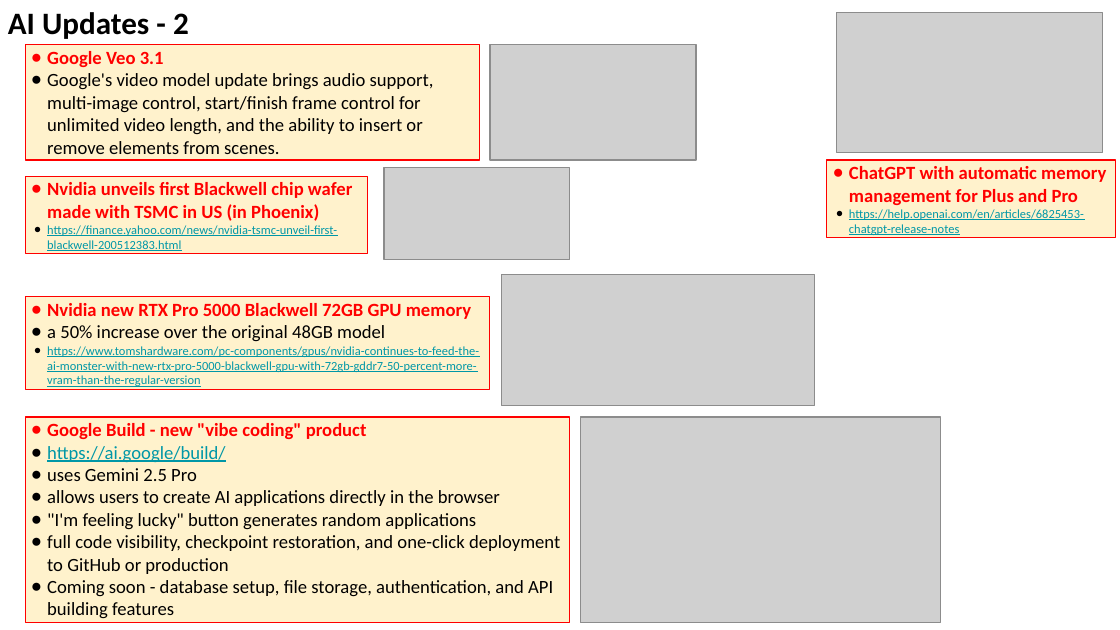
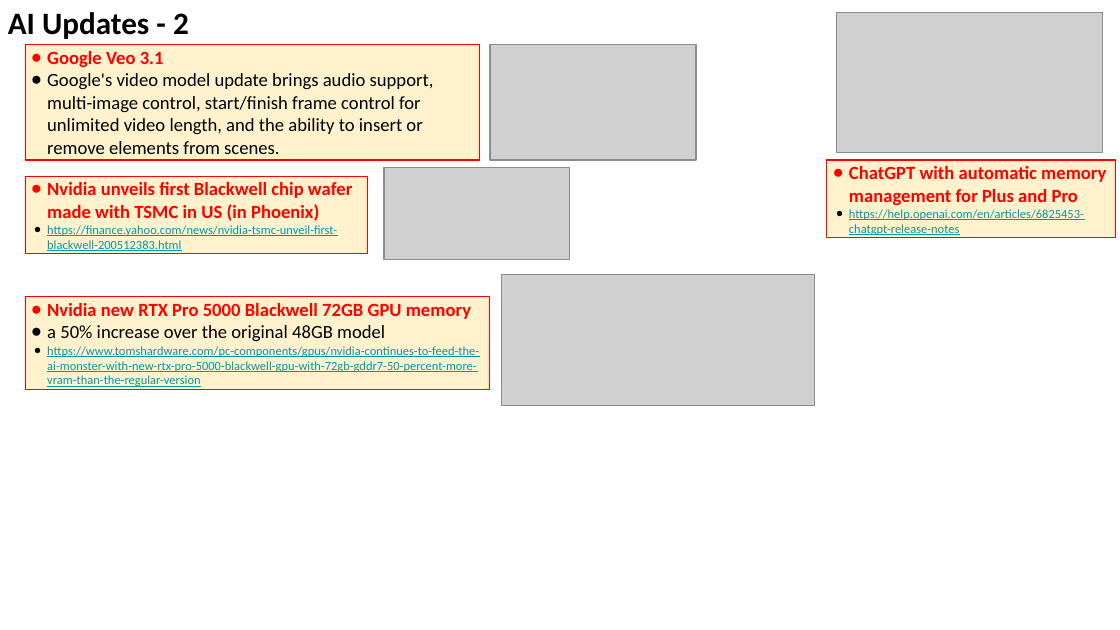
Before and after one commit to lselector/seminar, a slide deck: slide 15 of 2025/2025-10-24-AI-Updates.pptx. Drawn at 1120x630 pixels with LibreOffice and Linux fonts; fonts in the diff are those of the drawing; grey boxes stand for pictures. Boxes give left, top, right and bottom in pixels: in the first picture for what was removed or moved away, otherwise in the second. Text is boxed around its words. In the diff, an @@ line names an element or a change of style, - is before the commit and + after.

Commit message:
update

```diff
--- a/2025/2025-10-24-AI-Updates.pptx
+++ b/2025/2025-10-24-AI-Updates.pptx
@@ rectangle removed at bbox=[25, 417, 569, 623] @@
-● Google Build - new "vibe coding" product
-● https://ai.google/build/
-● uses Gemini 2.5 Pro
-● allows users to create AI applications directly in the browser
-● "I'm feeling lucky" button generates random applications
-● full code visibility, checkpoint restoration, and one-click deployment to GitHub or production
-● Coming soon - database setup, file storage, authentication, and API building features
@@ picture removed at bbox=[580, 417, 940, 623] @@
```
Also in this commit, not shown: 3 other slides changed, 3 slides added.
